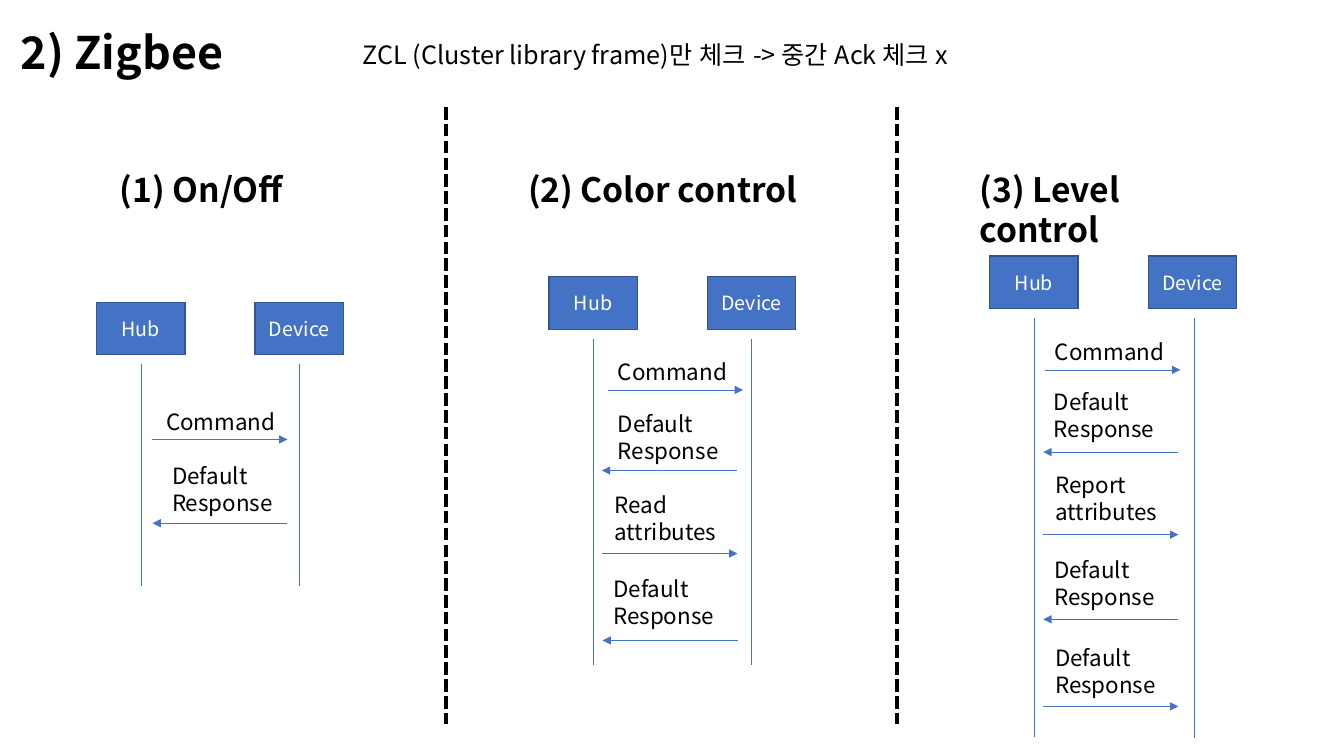
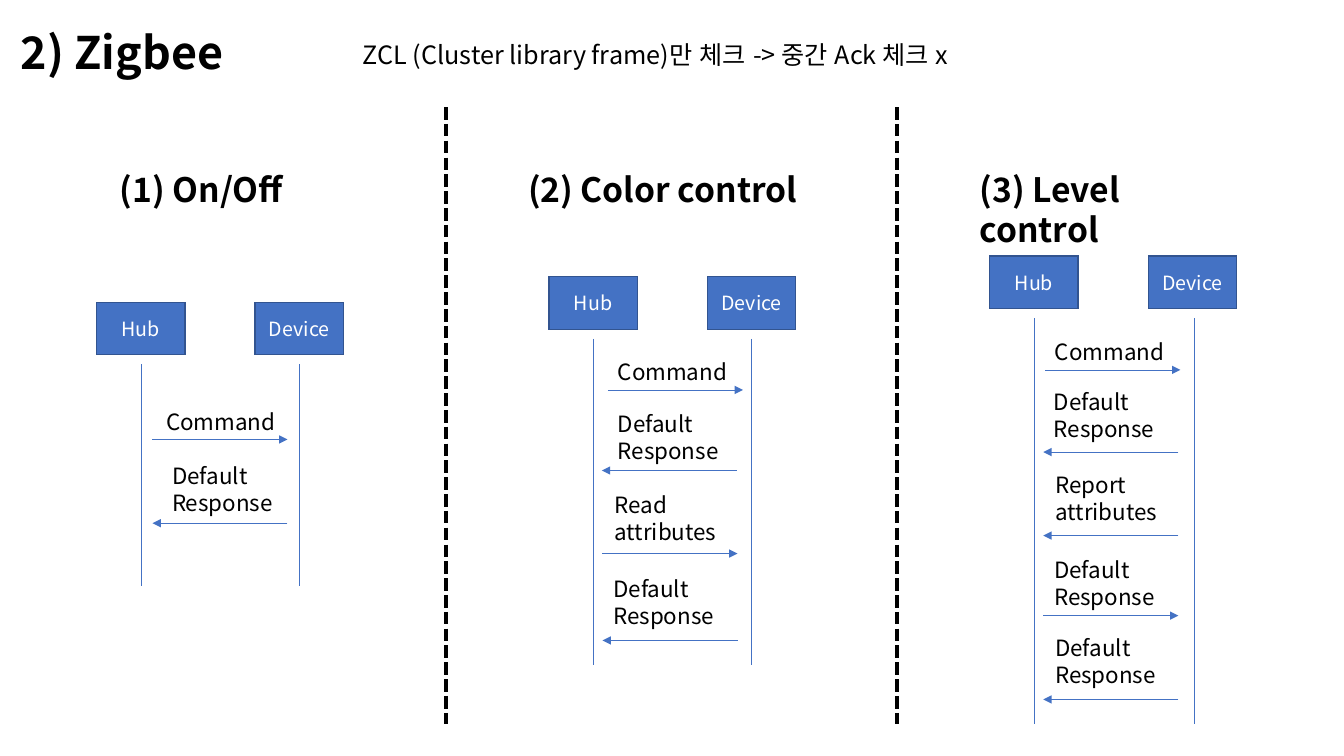
Before and after one commit to germonado/Graduation-Project, a slide deck: slide 2 of 패킷 송수신 모식도.pptx. Drawn at 1344x756 pixels with LibreOffice and Linux fonts; fonts in the diff are those of the drawing. Boxes give left, top, right and bottom in pixels: in the first picture for what was removed or moved away, otherwise in the second. Text is boxed around its words. In the diff, an @@ line names an element or a change of style, - is before the commit and + after.

Commit message:
화살표 수정

```diff
--- a/패킷 송수신 모식도.pptx
+++ b/패킷 송수신 모식도.pptx
@@ line moved from (1034, 319) - (1034, 738) to (1034, 319) - (1034, 724) @@
@@ line moved from (1195, 319) - (1195, 738) to (1195, 319) - (1195, 724) @@
@@ arrow moved from (1179, 619) - (1044, 619) to (1179, 535) - (1044, 535) @@
@@ arrow moved from (1044, 534) - (1179, 534) to (1044, 616) - (1179, 616) @@
@@ text "Default Response" moved from (x1=1055, y1=648, x2=1156, y2=698) to (x1=1055, y1=638, x2=1156, y2=688) @@
@@ arrow moved from (1044, 707) - (1179, 707) to (1179, 700) - (1044, 700) @@
```
